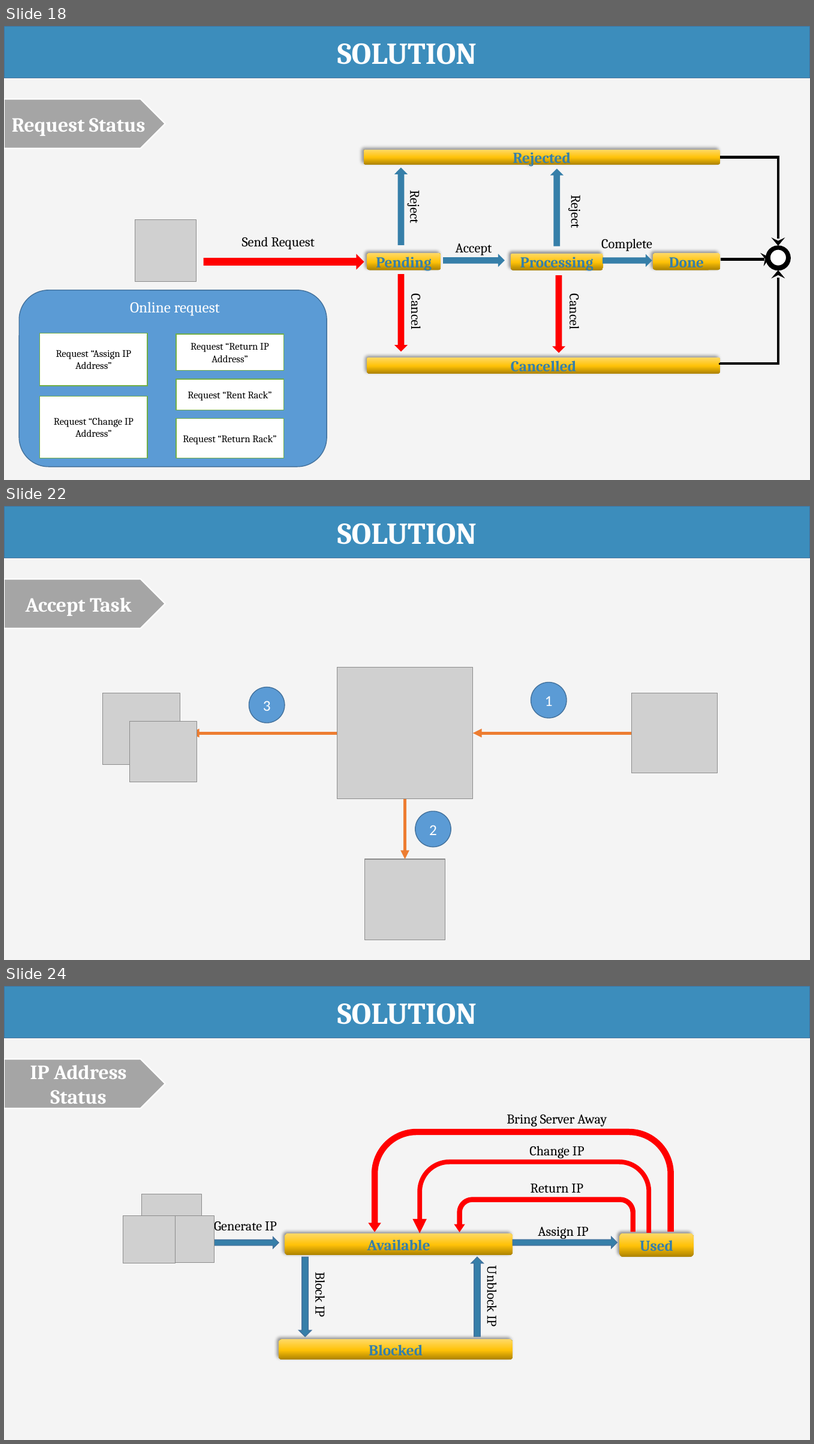
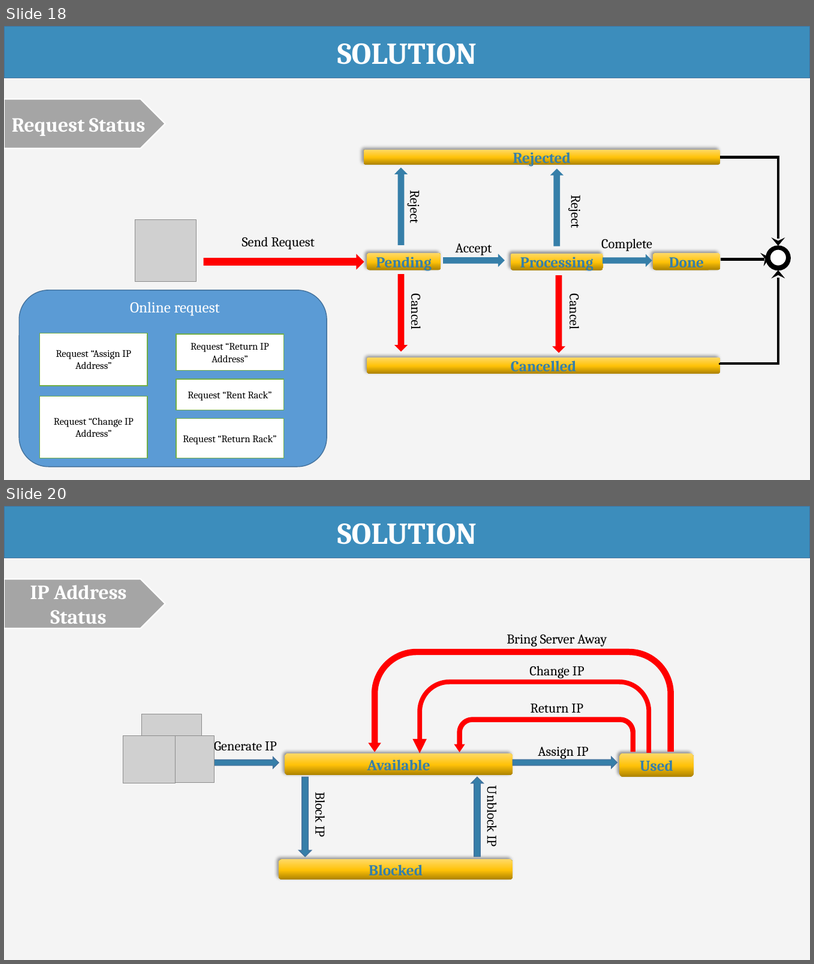
Before and after one commit to haltt051093/IMS-datacenter, a slide deck: Document/Presentation/IMS_20160409_Presentation_Trial.pptx. Shown one above the other, each under a label of ours: slides 18, 22 and 24 before the commit, slides 18 and 20 after it; the slides between them are not shown. The pictures are 814x1444 and 814x964 pixels, drawn with LibreOffice and Linux fonts; fonts in the diff are those of the drawing; grey boxes stand for pictures. Boxes give left, top, right and bottom in pixels: in the first picture for what was removed or moved away, otherwise in the second. Text is boxed around its words. In the diff, an @@ line names an element or a change of style, - is before the commit and + after.

```diff
--- a/Document/Presentation/IMS_20160409_Presentation_Trial.pptx
+++ b/Document/Presentation/IMS_20160409_Presentation_Trial.pptx
@@ slide 22 removed at box(4, 506, 810, 960), background #F4F4F4 @@
@@ rectangle removed at box(4, 506, 810, 558) @@
-SOLUTION
@@ pentagon arrow removed at box(4, 579, 165, 629) @@
-Accept Task
@@ picture removed at box(338, 667, 473, 799) @@
@@ ellipse removed at box(531, 682, 567, 718) @@
-1
@@ picture removed at box(102, 693, 180, 764) @@
@@ ellipse removed at box(249, 687, 285, 723) @@
-3
@@ picture removed at box(632, 693, 718, 772) @@
@@ picture removed at box(130, 721, 197, 782) @@
@@ arrow removed from (338, 733) to (191, 733) @@
@@ arrow removed from (632, 733) to (473, 733) @@
@@ arrow removed from (405, 799) to (405, 859) @@
@@ ellipse removed at box(416, 811, 451, 847) @@
-2
@@ picture removed at box(365, 859, 446, 939) @@
@@ what was slide 24 is now slide 20 @@
```
Also in this commit, not shown: 1 slide changed, 9 other slides removed, 3 other files.
